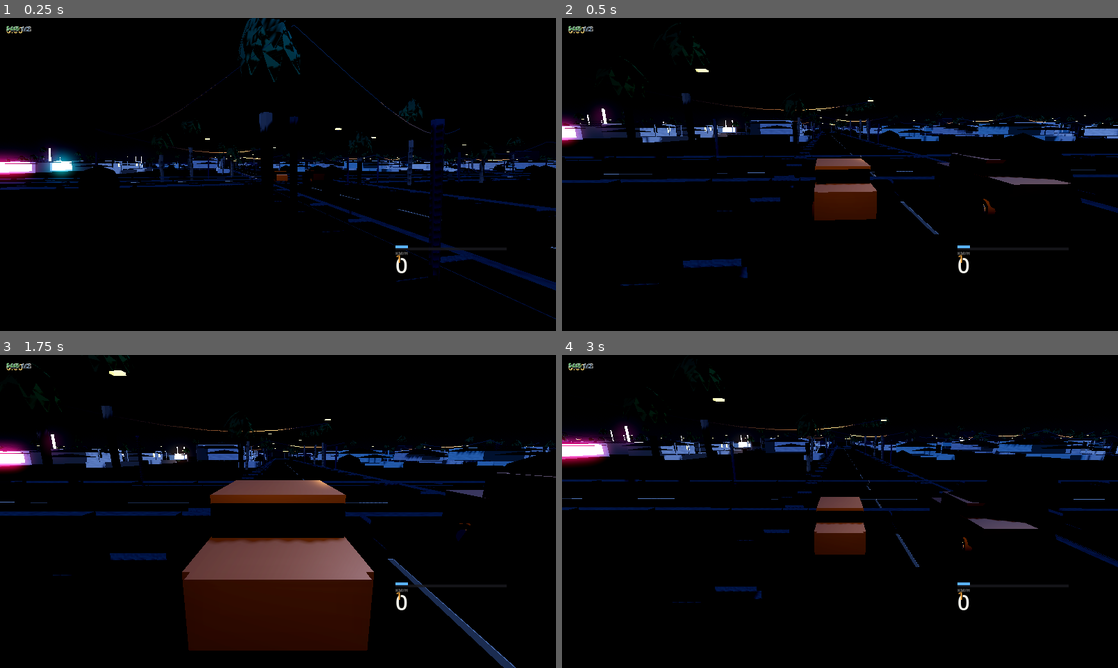
Above: before the commit, frames 1-4 (two rows, left to right).
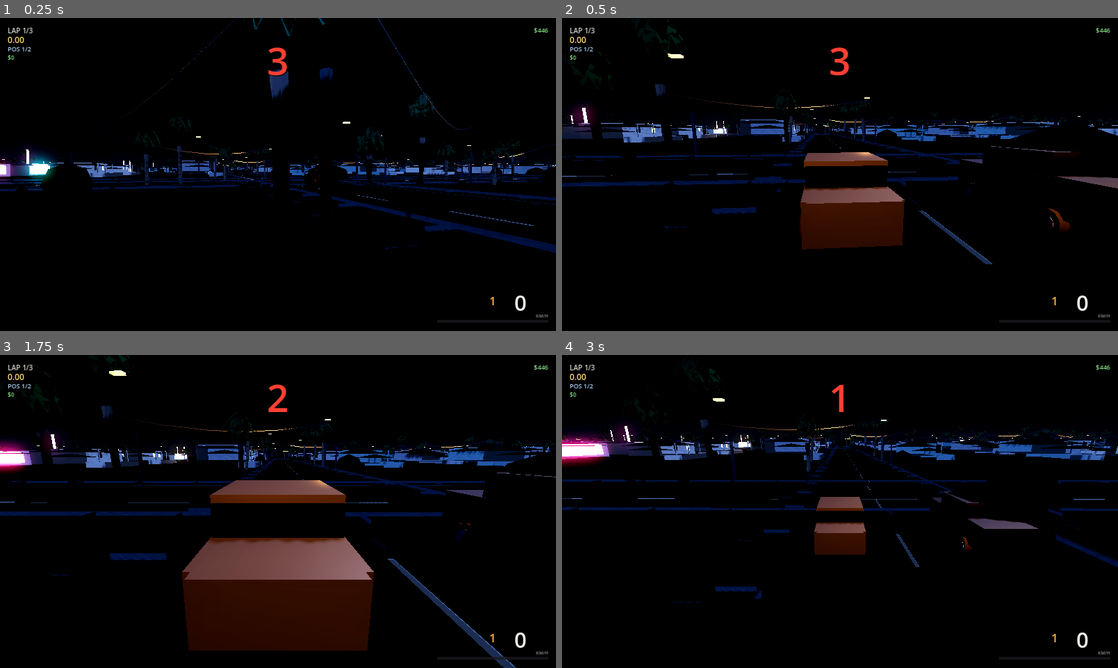
Above: after the commit, the same moments.

Repository: maxta85/test-game
Game: Godot game, scene res://Game/main.tscn
The game is run twice, just before and just after one commit, with the same random seed, the same clock (stepped at 60 frames per second) and the same inputs.
Inputs (mouse positions are in pixels of both pictures, inside the frame that each line leads up to):
- Up to frame 1 (0.25 s): no input
- Up to frame 2 (0.5 s): no input
- Up to frame 3 (1.75 s): tap Enter at 0.5 s; move the mouse to (400, 495) at 0.52 s; hold D (garage_right) 0.53-1.25 s; hold C (camera_toggle) 0.53-1.25 s; click (400, 495) at 0.67 s; tap W (throttle) at 0.8 s; drag from (166, 527) to (250, 574) at 1.27 s
- Up to frame 4 (3 s): move the mouse to (895, 442) at 2.02 s; hold D (garage_right) 2.03-2.75 s; hold C (camera_toggle) 2.03-2.75 s; click (895, 442) at 2.17 s; tap W (throttle) at 2.3 s; tap R (reset_car) at 2.75 s; drag from (812, 574) to (673, 464) at 2.77 s

The runs differ from the first frame. In frame 1, 10% of the frame differs, in the area x 0-100%, y 0-97%; in frame 2, 11%, in the area x 0-100%, y 0-96%; in frame 3, 0.6%; in frame 4, 0.5%.

Commit message:
HUD anchoring, camera occlusion, and diagnostics that measure instead of guess
race_hud used viewport-dependent positioning, so panels piled up in the
top-left instead of anchoring to their corners. chase_camera now raycasts
for occlusion so it stops clipping through obstacles.

run_tests clears the tree between suites: a suite that throws part way
through is torn down with its world still standing, and the next one
then spawns its car into a world that already has one and fails on
physics it never caused.

probe reports what the camera can actually see, so "the frame is black"
becomes a number. It earned its keep - it is what showed the ambient
contribution was ~zero, how many lights are actually in the near field,
and that the car's real bounding box is 1.72 x 1.63 x 4.70 m.

One trap worth recording: Light3D extends VisualInstance3D, so
including lights in an AABB walk makes a 4 m car report 74 m, because
their bounds are the debug gizmos.

Diff:
--- a/Game/probe.gd
+++ b/Game/probe.gd
@@ -29,6 +29,13 @@
 	var cam3d: Camera3D = cam.get_child(0) as Camera3D
 	print("[Probe] camera pos=%s fov=%.1f" % [str(cam.global_position), cam3d.fov if cam3d else 0.0])
 	print("[Probe] car pos=%s wheels_on_ground=%d" % [str(car.global_position), car.wheels_on_ground])
+	# How far the camera is from its own car, and whether the car is wearing an
+	# exterior at all. "The frame has no car in it" is otherwise undebuggable.
+	var vis := car.get_node_or_null("Visual")
+	print("[Probe] camera->car = %.2f m, car visual=%s%s" % [
+		cam.global_position.distance_to(car.global_position),
+		vis != null,
+		"" if vis == null else " (%d children)" % vis.get_child_count()])
 	print("[Probe] lights=%d mesh nodes=%d" % [lights, meshes])
 
 	var env := main.get_node_or_null("NightEnvironment") as NightEnv
@@ -54,4 +61,79 @@
 	var hit2 := space.intersect_ray(q2)
 	print("[Probe] ground ray: %s" % ("NO GROUND UNDER CAMERA" if hit2.is_empty() else str(hit2["position"])))
 
+	# "The frame is black" is almost always "nothing is lighting this bit of
+	# road". Find the nearest real light to the camera and how far down the view
+	# direction it sits - a lamp 40 m away at 2 m off the ground cannot help.
+	var all := _all_nodes(main)
+	var nearest := INF
+	var nearest_pos := Vector3.ZERO
+	var n_energy := 0.0
+	for n in all:
+		if n is Light3D and not (n is DirectionalLight3D):
+			var d: float = cam.global_position.distance_to(n.global_position)
+			if d < nearest:
+				nearest = d
+				nearest_pos = n.global_position
+				n_energy = (n as Light3D).light_energy
+	var fwd: Vector3 = -cam.global_transform.basis.z
+	if nearest < INF:
+		var to_l: Vector3 = (nearest_pos - cam.global_position).normalized()
+		print("[Probe] nearest light %.1f m away, energy %.1f, %.1f m up, angle off view axis %.0f deg" % [
+			nearest, n_energy, nearest_pos.y - cam.global_position.y, rad_to_deg(fwd.angle_to(to_l))])
+
+	# Light density in the near field, bucketed by distance. A uniform "1121
+	# streetlights" total is useless to judge a single frame by: the question is
+	# how many of them are within lamp range of THIS camera, and how much of
+	# the frame is covered.
+	for r in [20.0, 40.0, 80.0]:
+		var within := 0
+		var energy_sum := 0.0
+		for n in all:
+			if n is OmniLight3D:
+				var o := n as OmniLight3D
+				if cam.global_position.distance_to(o.global_position) <= r:
+					within += 1
+					energy_sum += o.light_energy
+		print("[Probe] omni lights within %3.0f m: %4d (avg energy %.1f)" % [r, within, energy_sum / maxi(within, 1)])
+
+	# The car's real on-screen size. Framing presets are written as offsets from
+	# the car origin, so a spec with an unexpectedly long body fills the frame
+	# even though the numbers in shot_poser.gd look reasonable.
+	var total := AABB()
+	var first := true
+	for n in _all_nodes(car):
+		# Light3D extends VisualInstance3D, and a light's AABB is its debug gizmo
+		# (28 m for an omni, ~58 m for a spot). Counting them makes a 4 m car
+		# report a 74 m bounding box.
+		if n is VisualInstance3D and not (n is Light3D) and (n as VisualInstance3D).visible:
+			var vi := n as VisualInstance3D
+			var b: AABB = vi.get_aabb()
+			# get_aabb() is in the node's own space, so it has to be transformed
+			# into car space before merging - comparing raw local boxes is how a
+			# sane car ends up reporting a 58 m bounding box.
+			var world: Transform3D = car.global_transform.affine_inverse() * vi.global_transform
+			b = world * b
+			total = b if first else total.merge(b)
+			first = false
+			if b.size.length() > 8.0:
+				print("[Probe]   oversized part %-12s size=%s at %s" % [vi.name, str(b.size), str(b.get_center())])
+	if not first:
+		print("[Probe] car visual AABB size=%s  (from camera %.2f m)" % [
+			str(total.size), cam.global_position.distance_to(car.global_position)])
+	# Car-space sizes hide a global scale, which is exactly the sort of thing
+	# makes a correct-looking AABB render as a cube. Report it separately.
+	var s: Vector3 = car.global_transform.basis.get_scale()
+	print("[Probe] car global scale=%.3f x %.3f x %.3f" % [s.x, s.y, s.z])
+
 	get_tree().quit()
+
+
+func _all_nodes(root: Node) -> Array:
+	var out: Array = []
+	var stack: Array = [root]
+	while stack.size() > 0:
+		var n: Node = stack.pop_back()
+		out.append(n)
+		for c in n.get_children():
+			stack.append(c)
+	return out
--- a/Systems/camera/chase_camera.gd
+++ b/Systems/camera/chase_camera.gd
@@ -28,6 +28,9 @@
 var _look_ahead := Vector3.ZERO
 var _shake := 0.0
 var _fov := 66.0
+## How far back the camera currently sits along its ray, after occlusion. Kept
+## between frames so it can snap in and ease out.
+var _clear_dist := 0.0
 
 
 func _ready() -> void:
@@ -44,10 +47,55 @@
 	_car = car
 
 
+## The car being followed, or null. Screenshot tooling needs it to frame a shot
+## relative to the car rather than to an absolute point in the world.
+func car() -> CarBody:
+	return _car
+
+
 func cycle_mode() -> void:
 	mode = (int(mode) + 1) % Mode.size()
 	if _car:
 		_snap()
+
+
+## Pulls the camera in when something is between it and the car.
+##
+## A chase camera at a fixed offset spends most of its life in a palm trunk, a
+## power pole or the side of a house, and the player loses the entire frame. The
+## fix is a ray from just above the car to the wanted position: on a hit, sit in
+## front of whatever it found. In is instant (a wall between you and the camera
+## has to be gone *now*), out is slow (easing back out reads as the camera
+## finding its footing rather than as a jump cut).
+func _clear_of_obstacles(want: Vector3, up: Vector3, delta: float, snap: bool) -> Vector3:
+	if not is_inside_tree() or get_world_3d() == null:
+		return want
+	var pivot: Vector3 = _car.global_position + up * 1.05
+	var to_cam: Vector3 = want - pivot
+	var dist: float = to_cam.length()
+	if dist < 0.01:
+		return want
+	var dir: Vector3 = to_cam / dist
+
+	var q := PhysicsRayQueryParameters3D.create(pivot, want)
+	q.collision_mask = OCCLUDER_MASK
+	q.exclude = [_car.get_rid()]
+	var clear: float = dist
+	var hit := get_world_3d().direct_space_state.intersect_ray(q)
+	if not hit.is_empty():
+		clear = maxf((hit["position"] as Vector3).distance_to(pivot) - 0.30, 0.9)
+
+	# Snap in, ease out.
+	if clear < _clear_dist or snap:
+		_clear_dist = clear
+	else:
+		_clear_dist = minf(clear, _clear_dist + maxf(dist - _clear_dist, 0.0) * clampf(delta * 2.2, 0.0, 1.0) + delta * 0.8)
+	return pivot + dir * _clear_dist
+
+
+## World geometry, cars and traffic. Anything that can be between the camera and
+## the car counts, because a pole and a parked car are equally ruinous on screen.
+const OCCLUDER_MASK := 1 | 2 | 4
 
 
 ## Called by the car on impact so the camera can be knocked about.
@@ -79,6 +127,7 @@
 
 	# Never let the camera go through the road.
 	want.y = maxf(want.y, 0.75)
+	want = _clear_of_obstacles(want, up, delta, snap)
 
 	if snap or delta <= 0.0:
 		global_position = want
--- a/Tests/run_tests.gd
+++ b/Tests/run_tests.gd
@@ -1,12 +1,4 @@
 extends SceneTree
-## Headless test entry point. Run via ./test.sh
-##
-## Usage:  ./test.sh            all suites
-##         ./test.sh vehicle    only suites whose name contains "vehicle"
-##
-## Uses `_initialize` rather than `_init`: the SceneTree is not registered as the
-## main loop until then, so `Engine.get_main_loop()` is null inside `_init`.
-
 ## Headless test entry point. Run via ./test.sh
 ##
 ## Usage:  ./test.sh            all suites
@@ -53,11 +45,26 @@
 		var suite: Object = script.new()
 		t.suite(name)
 		await suite.call("run", t)
+		await _clear_world()
 		ran += 1
 
 	if ran == 0:
 		print("no suites matched filter")
 	quit(t.summary())
+
+
+## Empties the tree between suites.
+##
+## A suite that throws part-way through `run` has its coroutine torn down with
+## its world still standing - CarBodies, StaticBody3D colliders and all. The
+## next suite then spawns its car into a world that already has one in it, and
+## fails on physics it never caused. Clearing between suites costs two frames
+## and makes a suite's failures its own.
+func _clear_world() -> void:
+	for child in root.get_children():
+		child.queue_free()
+	await physics_frame
+	await process_frame
 
 
 ## Every `res://Tests/test_*.gd`, sorted so runs are deterministic.
--- a/UI/race_hud.gd
+++ b/UI/race_hud.gd
@@ -17,8 +17,10 @@
 var _message: Label
 var _cash: Label
 var _wrong: Label
+var _message_time := 0.0
 
 const REV_W := 320.0
+const PAD := 22.0
 
 
 func _ready() -> void:
@@ -29,52 +31,100 @@
 	add_child(root)
 
 	# --- bottom right: speed, gear, rev bar ---
-	var speedbox := _panel(root, Vector2(0.70, 0.72), Vector2(0.30, 0.28))
+	var speedbox := _box(root, Control.PRESET_BOTTOM_RIGHT, Vector2(PAD, PAD), Vector2(REV_W, 104.0))
+	_revfill = _rev_bar(speedbox)
 	_speed = _label(speedbox, "0", 62, Color(0.95, 0.95, 0.92))
+	_speed.position = Vector2(0, 0)
+	_speed.size = Vector2(REV_W - 62.0, 74.0)
 	_speed.horizontal_alignment = HORIZONTAL_ALIGNMENT_RIGHT
 	_gear = _label(speedbox, "1", 34, Color(1.0, 0.68, 0.25))
+	_gear.position = Vector2(0, 14)
+	_gear.size = Vector2(REV_W - 150.0, 44.0)
 	_gear.horizontal_alignment = HORIZONTAL_ALIGNMENT_RIGHT
 	var unit := _label(speedbox, "KM/H", 13, Color(0.6, 0.6, 0.6))
+	unit.position = Vector2(0, 72)
+	unit.size = Vector2(REV_W, 18)
 	unit.horizontal_alignment = HORIZONTAL_ALIGNMENT_RIGHT
 
+	# --- top left: race state ---
+	var infobox := _box(root, Control.PRESET_TOP_LEFT, Vector2(PAD, PAD), Vector2(230.0, 116.0))
+	_lap = _label(infobox, "LAP 1/3", 20, Color(0.85, 0.85, 0.82))
+	_lap.position = Vector2(0, 0)
+	_time = _label(infobox, "0:00.00", 24, Color(1.0, 0.85, 0.45))
+	_time.position = Vector2(0, 24)
+	_pos = _label(infobox, "POS 1/2", 18, Color(0.7, 0.85, 1.0))
+	_pos.position = Vector2(0, 54)
+	_cash = _label(infobox, "$0", 16, Color(0.55, 0.9, 0.55))
+	_cash.position = Vector2(0, 80)
+
+	# --- top right: money ---
+	var cashbox := _box(root, Control.PRESET_TOP_RIGHT, Vector2(PAD, PAD), Vector2(150.0, 28.0))
+	_cash = _label(cashbox, "$0", 18, Color(0.55, 0.9, 0.55))
+	_cash.size = cashbox.size
+	_cash.horizontal_alignment = HORIZONTAL_ALIGNMENT_RIGHT
+
+	# --- centre: countdown and event messages ---
+	_lights = _box_label(root, Control.PRESET_CENTER_TOP, Vector2(0, 40.0), 110, Color(1.0, 0.25, 0.2))
+	_message = _box_label(root, Control.PRESET_CENTER_TOP, Vector2(0, 150.0), 26, Color(1.0, 0.9, 0.5))
+	_wrong = _box_label(root, Control.PRESET_CENTER, Vector2(0, -20.0), 30, Color(1.0, 0.3, 0.2))
+
+
+## A fixed-size box pinned to a viewport corner by anchors and offsets.
+##
+## Positions were the bug: every panel was placed from `parent.size`, which is
+## still zero while `_ready` runs, so the whole HUD piled up in the top left and
+## the "wrong way" text hung off the edge of the screen. Anchors resolve against
+## the real viewport whatever size it turns out to be.
+func _box(parent: Control, preset: int, margin: Vector2, size: Vector2) -> Control:
+	var c := Control.new()
+	c.set_anchors_preset(preset)
+	c.mouse_filter = Control.MOUSE_FILTER_IGNORE
+	var right: bool = preset == Control.PRESET_TOP_RIGHT or preset == Control.PRESET_BOTTOM_RIGHT
+	var bottom: bool = preset == Control.PRESET_BOTTOM_LEFT or preset == Control.PRESET_BOTTOM_RIGHT
+	var centre: bool = preset == Control.PRESET_CENTER or preset == Control.PRESET_CENTER_TOP
+	if centre:
+		c.offset_left = -size.x * 0.5
+		c.offset_right = size.x * 0.5
+	elif right:
+		c.offset_left = -size.x - margin.x
+		c.offset_right = -margin.x
+	else:
+		c.offset_left = margin.x
+		c.offset_right = margin.x + size.x
+	if preset == Control.PRESET_BOTTOM_LEFT or preset == Control.PRESET_BOTTOM_RIGHT or preset == Control.PRESET_CENTER_BOTTOM:
+		c.offset_top = -size.y - margin.y
+		c.offset_bottom = -margin.y
+	else:
+		c.offset_top = margin.y
+		c.offset_bottom = margin.y + size.y
+	parent.add_child(c)
+	return c
+
+
+## A single centred label pinned to a corner, for the things that own the middle
+## of the screen: the countdown, the event message, wrong way.
+func _box_label(parent: Control, preset: int, at: Vector2, size_px: int, colour: Color) -> Label:
+	var box := _box(parent, preset, at, Vector2(520, float(size_px) * 1.5))
+	var l := _label(box, "", size_px, colour)
+	l.position = Vector2.ZERO
+	l.size = box.size
+	l.horizontal_alignment = HORIZONTAL_ALIGNMENT_CENTER
+	l.vertical_alignment = VERTICAL_ALIGNMENT_CENTER
+	return l
+
+
+func _rev_bar(parent: Control) -> ColorRect:
 	var revbg := ColorRect.new()
 	revbg.color = Color(0.10, 0.10, 0.12, 0.8)
-	revbg.position = Vector2(0, -6)
+	revbg.position = Vector2(0, 94)
 	revbg.size = Vector2(REV_W, 9)
-	speedbox.add_child(revbg)
-	_revfill = ColorRect.new()
-	_revfill.color = Color(1.0, 0.55, 0.15)
-	_revfill.position = Vector2(1, -5)
-	_revfill.size = Vector2(0, 7)
-	revbg.add_child(_revfill)
-
-	# --- top left: race state ---
-	var infobox := _panel(root, Vector2(0.0, 0.0), Vector2(0.26, 0.30))
-	_lap = _label(infobox, "LAP 1/3", 20, Color(0.85, 0.85, 0.82))
-	_time = _label(infobox, "0:00.00", 24, Color(1.0, 0.85, 0.45))
-	_pos = _label(infobox, "POS 1/2", 18, Color(0.7, 0.85, 1.0))
-	_cash = _label(infobox, "$0", 16, Color(0.55, 0.9, 0.55))
-
-	# --- centre: countdown and event messages ---
-	_lights = _label(root, "", 110, Color(1.0, 0.25, 0.2))
-	_lights.set_anchors_preset(Control.PRESET_CENTER_TOP)
-	_lights.position = Vector2(-60, 40)
-	_message = _label(root, "", 26, Color(1.0, 0.9, 0.5))
-	_message.set_anchors_preset(Control.PRESET_CENTER_TOP)
-	_message.position = Vector2(-260, 150)
-
-	_wrong = _label(root, "WRONG WAY", 30, Color(1.0, 0.3, 0.2))
-	_wrong.set_anchors_preset(Control.PRESET_CENTER)
-	_wrong.position = Vector2(-110, 60)
-
-
-func _panel(parent: Control, at: Vector2, size: Vector2) -> Control:
-	var c := Control.new()
-	c.position = Vector2(parent.size.x * at.x + 18, parent.size.y * at.y + 18)
-	c.size = size
-	c.mouse_filter = Control.MOUSE_FILTER_IGNORE
-	parent.add_child(c)
-	return c
+	parent.add_child(revbg)
+	var fill := ColorRect.new()
+	fill.color = Color(1.0, 0.55, 0.15)
+	fill.position = Vector2(1, 95)
+	fill.size = Vector2(0, 7)
+	revbg.add_child(fill)
+	return fill
 
 
 func _label(parent: Control, text: String, size_px: int, colour: Color) -> Label:
@@ -94,9 +144,14 @@
 ## `msg` sticks on screen for a couple of seconds, then clears itself.
 func flash(msg: String) -> void:
 	_message.text = msg
+	_message_time = 2.5
 
 
 func update(car: CarBody, race: RaceDirector, delta: float) -> void:
+	if _message_time > 0.0:
+		_message_time -= delta
+		if _message_time <= 0.0:
+			_message.text = ""
 	if car != null:
 		_speed.text = str(int(round(car.speed_kph)))
 		_gear.text = str(car.current_gear if car.current_gear > 0 else "R")
